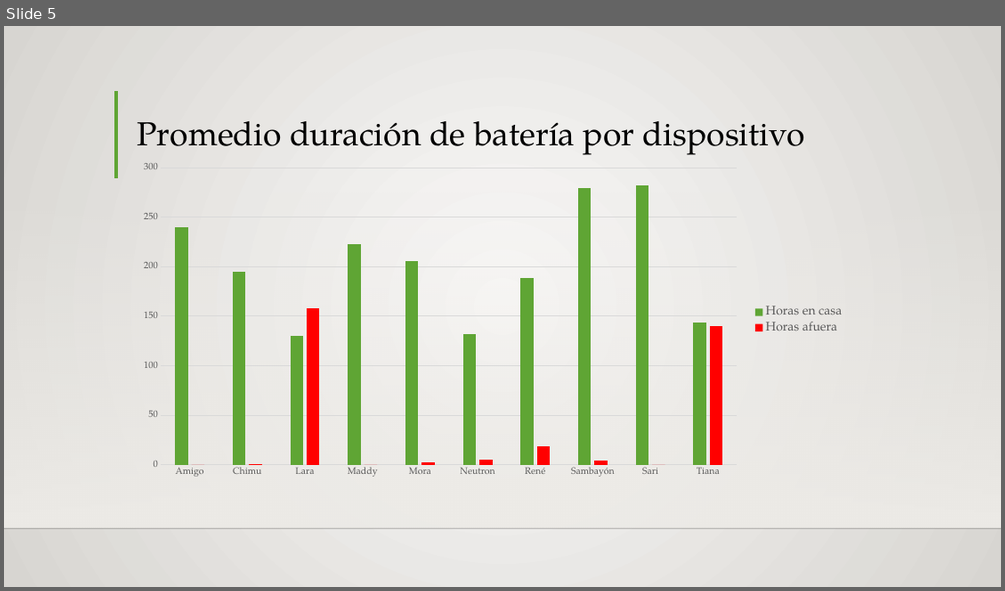
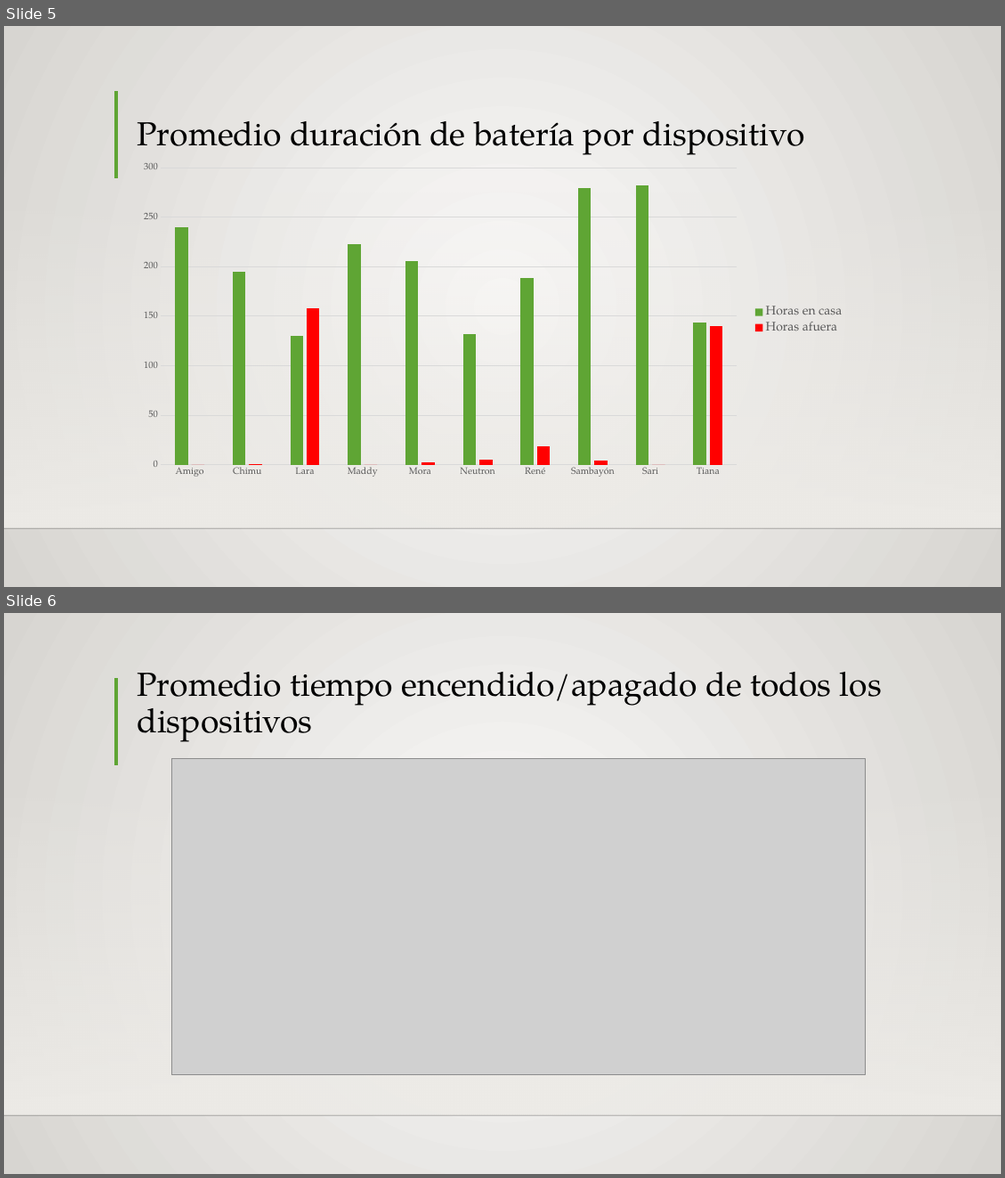
Before and after one commit to Siriusg2/resumenipa, a slide deck: excel_reports/IPApresentacion.pptx. Shown one above the other, each under a label of ours: slide 5 before the commit, slides 5 and 6 after it. The pictures are 1005x591 and 1005x1178 pixels, drawn with LibreOffice and Linux fonts; fonts in the diff are those of the drawing; grey boxes stand for pictures; background and template pictures are left out. Boxes give left, top, right and bottom in pixels: in the first picture for what was removed or moved away, otherwise in the second. Text is boxed around its words. In the diff, an @@ line names an element or a change of style, - is before the commit and + after.

```diff
--- a/excel_reports/IPApresentacion.pptx
+++ b/excel_reports/IPApresentacion.pptx
@@ slide 6 added at <box>4,613,1001,1174</box>, background gradient #FAFAF9 to #D7D5D2; not listed: 3 template elements that a slide beside it also shows @@
@@ title added at <box>137,672,882,742</box>, 32 pt, text #000000 @@
+Promedio tiempo encendido/apagado de todos los dispositivos
@@ picture added at <box>172,758,866,1074</box> @@
```
Also in this commit, not shown: 2 other slides added, 1 slide removed, 2 other files.
